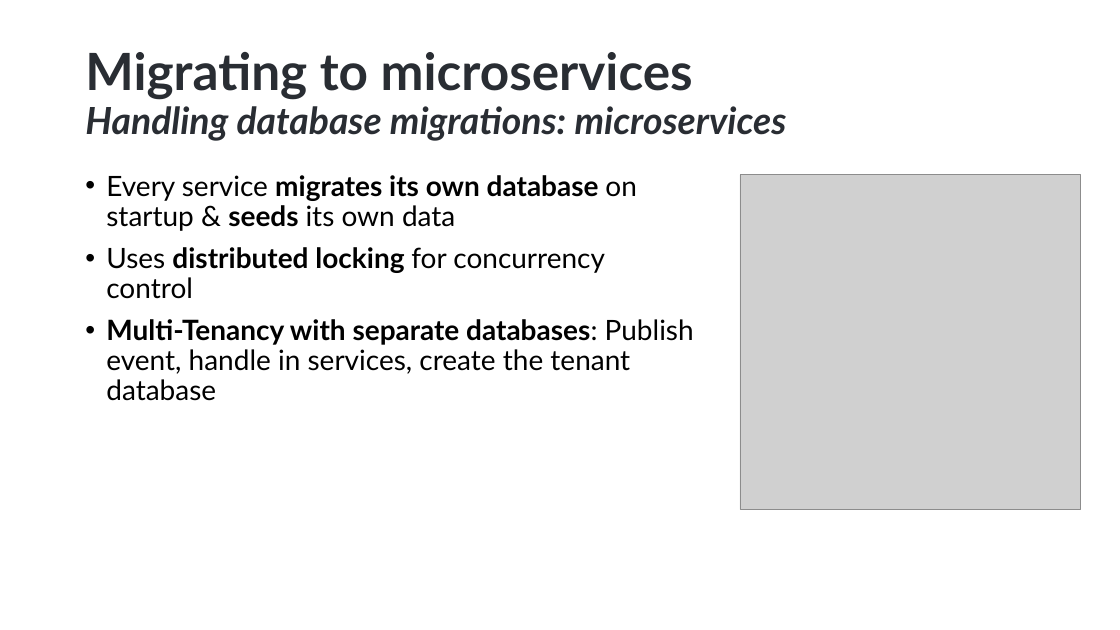
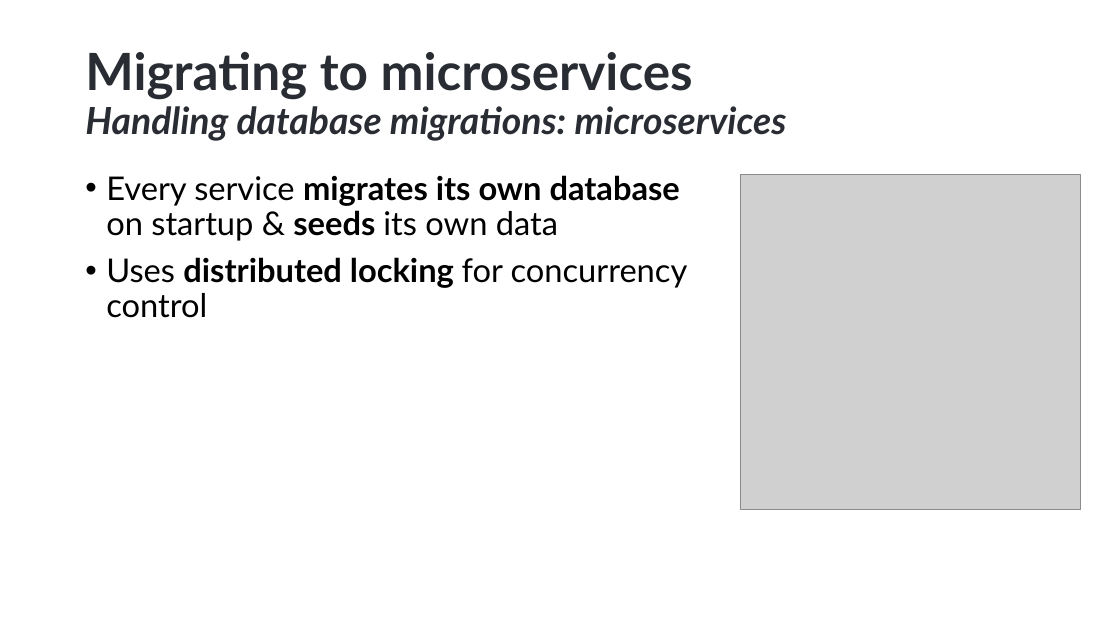
Before and after one commit to hikalkan/presentations, a slide deck: slide 45 of 2025-04-16 Roma Designing Monolith First For Microservices/Monolith First Presentation 1 - short.pptx (slide 49 before the commit). Drawn at 1120x630 pixels with LibreOffice and Linux fonts; fonts in the diff are those of the drawing; grey boxes stand for pictures; background and template pictures are left out. Boxes give left, top, right and bottom in pixels: in the first picture for what was removed or moved away, otherwise in the second. Text is boxed around its words. In the diff, an @@ line names an element or a change of style, - is before the commit and + after.

```diff
--- a/2025-04-16 Roma Designing Monolith First For Microservices/Monolith First Presentation 1 - short.pptx
+++ b/2025-04-16 Roma Designing Monolith First For Microservices/Monolith First Presentation 1 - short.pptx
@@ text "Every service migrates its own ..." at (106, 175, 688, 318): size 24 to 28 pt @@
@@ text at (106, 319, 694, 401): paragraph removed @@
-• Multi-Tenancy with separate databases: Publish event, handle in services, create the tenant database
```
Also in this commit, not shown: 3 other slides changed, 5 slides removed.
